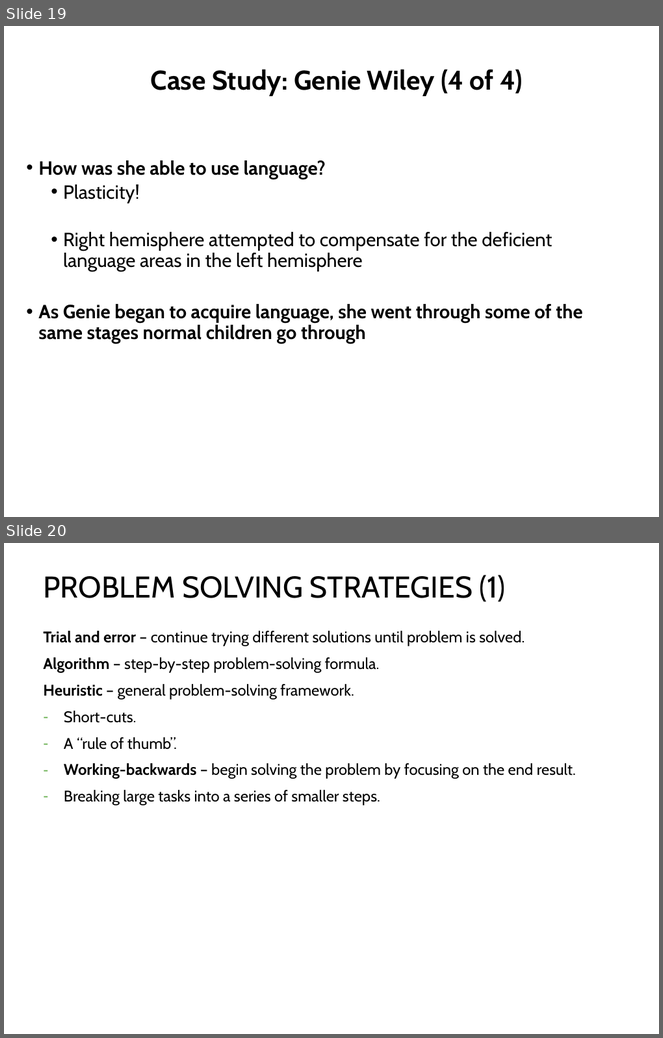
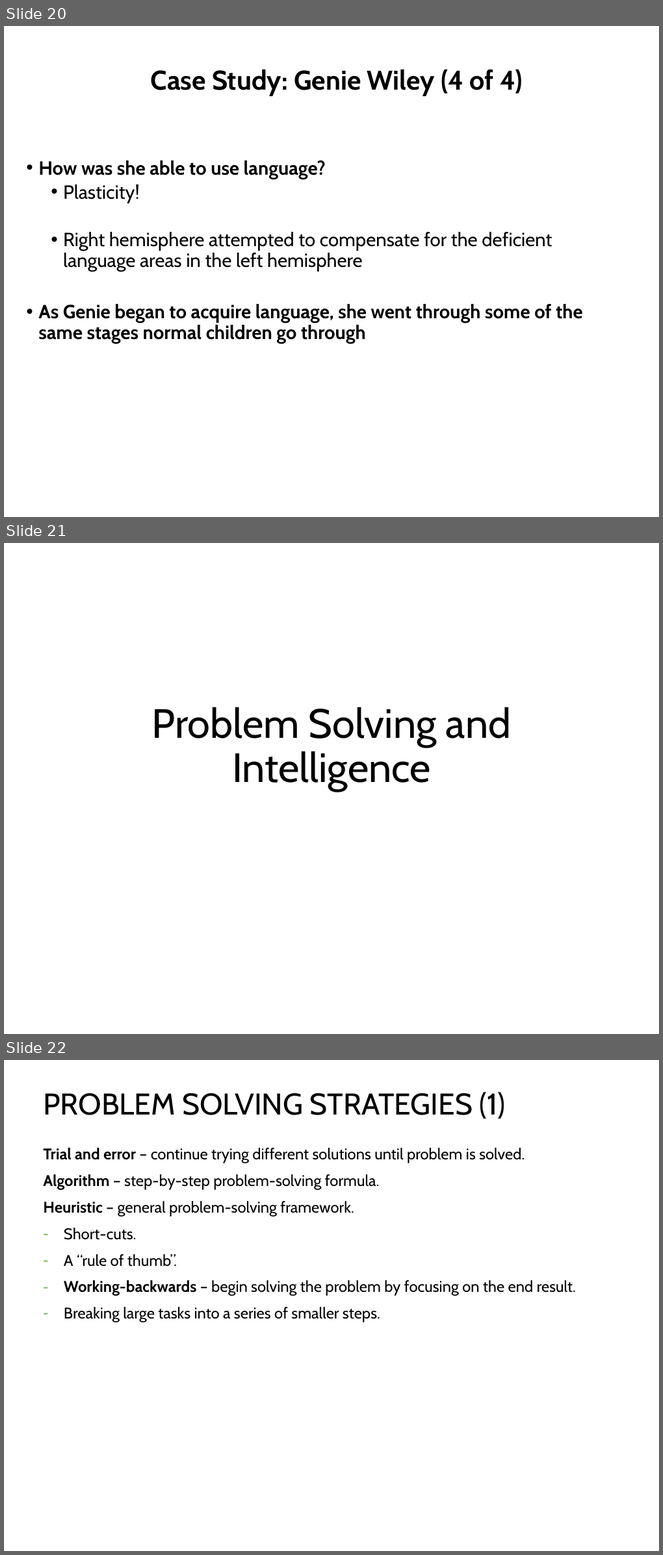
Before and after one commit to npm27/Teaching-Materials, a slide deck: Gen Psych II/Slides/7 Thinking and Intelligence.pptx. Shown one above the other, each under a label of ours: slides 19 and 20 before the commit, slides 20, 21 and 22 after it. The pictures are 663x1038 and 663x1555 pixels, drawn with LibreOffice and Linux fonts; fonts in the diff are those of the drawing. Boxes give left, top, right and bottom in pixels: in the first picture for what was removed or moved away, otherwise in the second. Text is boxed around its words. In the diff, an @@ line names an element or a change of style, - is before the commit and + after.

```diff
--- a/Gen Psych II/Slides/7 Thinking and Intelligence.pptx
+++ b/Gen Psych II/Slides/7 Thinking and Intelligence.pptx
@@ slide 21 added at bbox=[4, 543, 659, 1034], background #FFFFFF @@
@@ title added at bbox=[152, 707, 511, 791], 45 pt, text #000000 @@
+Problem Solving and Intelligence
@@ what was slide 19 is now slide 20 @@
@@ what was slide 20 is now slide 22 @@
```
Also in this commit, not shown: 7 slides changed, 1 other slide added.
